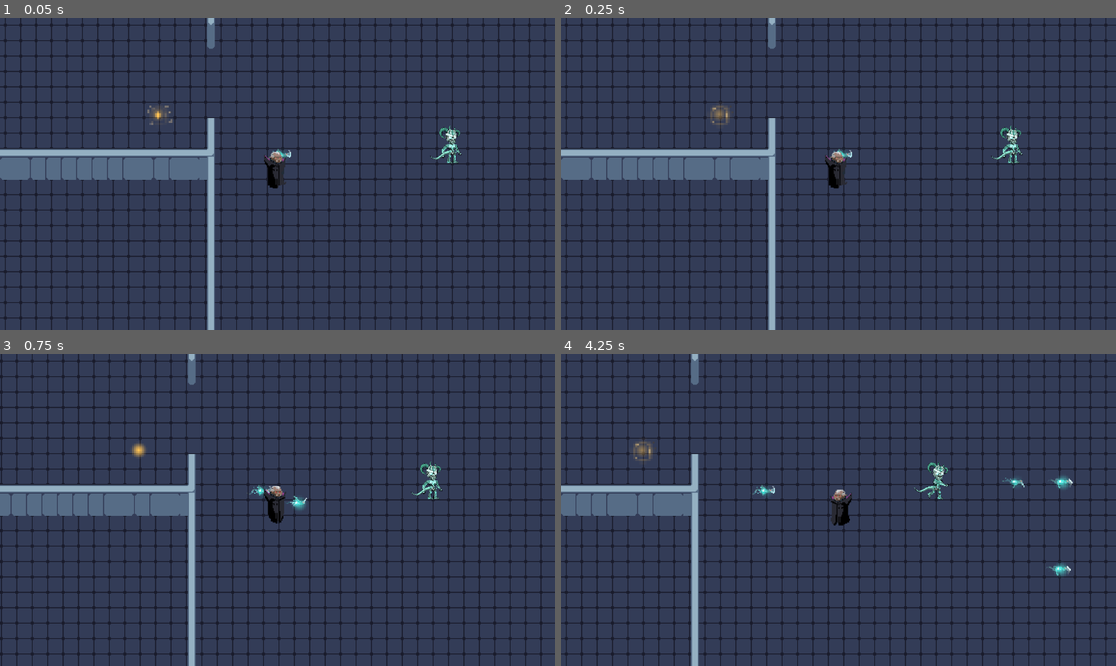
Above: before the commit, frames 1-4 (two rows, left to right).
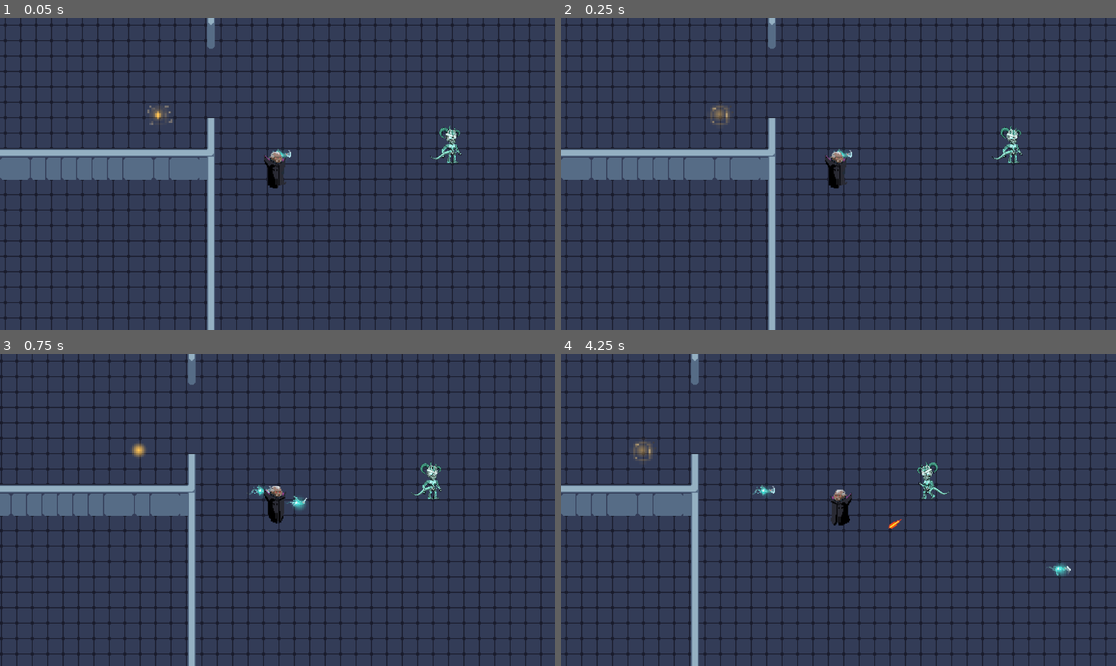
Above: after the commit, the same moments.

Repository: brianxiaodev/bloodmoon
Game: Godot game, scene res://scenes/blood_moon.tscn
The game is run twice, just before and just after one commit, with the same random seed, the same clock (stepped at 60 frames per second) and the same inputs.
Inputs:
- Up to frame 1 (0.05 s): no input
- Up to frame 2 (0.25 s): no input
- Up to frame 3 (0.75 s): hold Right (ui_right) from 0.53 s (still down); hold Space (shoot) from 0.53 s (still down)
- Up to frame 4 (4.25 s): release Right (ui_right) at 1.28 s; release Space (shoot) at 1.28 s; hold Down (ui_down) 1.28-2.03 s; tap Space (shoot) at 1.35, 2.85 s; hold Right (ui_right) 2.03-2.78 s; hold Space (shoot) 2.03-2.78 s; hold Up (ui_up) 2.78-3.53 s; hold Left (ui_left) from 3.53 s (still down); hold Space (shoot) from 3.53 s (still down)

Frame 1 is identical in both runs. In frame 2, less than 0.1% of the frame differs, in the area x 77-84%, y 34-46%; in frame 3, 0.1%; in frame 4, 0.6%, in the area x 58-93%, y 34-57%.

Commit message:
alien is shooting in right direction, player detection collision works, alien has its own bullet, alien dies

Diff:
--- a/scenes/enemy.tscn
+++ b/scenes/enemy.tscn
@@ -438,10 +438,10 @@
 [node name="AI" type="Node2D" parent="."]
 script = ExtResource("3_4ra3w")
 
-[node name="PlayerDetectionZone" type="Area2D" parent="."]
+[node name="PlayerDetectionZone" type="Area2D" parent="AI" groups=["Playerdetection"]]
 collision_layer = 16
 
-[node name="CollisionShape2D" type="CollisionShape2D" parent="PlayerDetectionZone"]
+[node name="CollisionShape2D" type="CollisionShape2D" parent="AI/PlayerDetectionZone"]
 shape = SubResource("CircleShape2D_c1d84")
 
 [node name="ShootingTimer" type="Timer" parent="."]
@@ -449,5 +449,5 @@
 
 [node name="Health" parent="." instance=ExtResource("4_5uy6h")]
 
-[connection signal="body_entered" from="PlayerDetectionZone" to="." method="_on_player_detection_zone_body_entered"]
-[connection signal="body_exited" from="PlayerDetectionZone" to="." method="_on_player_detection_zone_body_exited"]
+[connection signal="body_entered" from="AI/PlayerDetectionZone" to="." method="_on_player_detection_zone_body_entered"]
+[connection signal="body_exited" from="AI/PlayerDetectionZone" to="." method="_on_player_detection_zone_body_exited"]
--- a/scripts/ai.gd
+++ b/scripts/ai.gd
@@ -6,10 +6,38 @@
 	PATROL,
 	ENGAGE
 }
+@onready var enemy = get_parent() as CharacterBody2D
+@onready var zone = $PlayerDetectionZone
 
 var current_state = State.PATROL
+var target : CharacterBody2D = null
+
+func _ready() -> void:
+	zone.body_entered.connect(_on_player_detection_zone_body_entered)
+	zone.body_exited.connect(_on_player_detection_zone_body_exited)
+
+func _physics_process(delta: float) -> void:
+	match current_state:
+		State.PATROL:
+			pass
+		State.ENGAGE:
+			if target and is_instance_valid(target) and is_instance_valid(enemy):
+				var facing_dir = target.global_position.x - enemy.global_position.x
+				enemy.get_node("AnimatedSprite2D").flip_h = facing_dir < 0
+		_:
+			print("error: found a state for our enemy that should not exist")
 
 func set_state(new_state: int):
 	if new_state != current_state:
 		current_state = new_state
 		emit_signal("state_changed", current_state)
+
+func _on_player_detection_zone_body_entered(body: Node2D) -> void:
+	if body is Vampire:
+		target = body
+		set_state(State.ENGAGE)
+
+func _on_player_detection_zone_body_exited(body: Node2D) -> void:
+	if body is Vampire:
+		target = null
+		set_state(State.PATROL)
--- a/scripts/bullet.gd
+++ b/scripts/bullet.gd
@@ -2,6 +2,7 @@
 class_name  Bullet
 
 @export var speed: float = 100
+@export var animation_name: String = "bat"
 @onready var kill_timer = $KillTimer
 
 var direction: Vector2 = Vector2.ZERO
@@ -10,7 +11,7 @@
 
 func _ready() -> void:
 	kill_timer.start()
-	$AnimatedSprite2D.play("bat")
+	$AnimatedSprite2D.play(animation_name)
 
 func _physics_process(delta: float) -> void:
 	if direction != Vector2.ZERO:
@@ -28,6 +29,12 @@
 func _on_body_entered(body: Node2D) -> void:
 	if body == ignore_body:
 		return
+	if body.is_in_group("Playerdetection"):
+		print("Hit PlayerDetectionZone — ignored")
+		return
 	if body.has_method("handle_hit"):
+		print("Calling handle_hit() on", body.name)
 		body.handle_hit()
 		queue_free()
+	else:
+		print("Hit", body.name, "but no handle_hit method")
--- a/scripts/enemy.gd
+++ b/scripts/enemy.gd
@@ -1,16 +1,24 @@
 extends CharacterBody2D
+class_name Enemy
 
 @export var Bullet: PackedScene
+@export var fire_rate   : float = 0.8
+
 @onready var attack_spawn_point = $AnimatedSprite2D/AttackSpawnPoint
 @onready var attack_direction = $AnimatedSprite2D/AttackDirection
-#@onready var attack_cooldown = $AttackCooldown
 @onready var health_stat = $Health
 @onready var ai = $AI
 @onready var shooting_timer = $ShootingTimer
 
+var is_dead : bool = false
+
 func _ready() -> void:
-	$PlayerDetectionZone.connect("body_entered", Callable(self, "_on_player_entered_zone"))
-	ai.connect("state_changed", Callable(self, "_on_state_changed"))
+	#$PlayerDetectionZone.connect("body_entered", Callable(self, "_on_player_entered_zone"))
+	#ai.connect("state_changed", Callable(self, "_on_state_changed"))
+	#shooting_timer.timeout.connect(_on_shooting_timer_timeout)
+	$AnimatedSprite2D.play("idle")
+	ai.state_changed.connect(_on_state_changed)
+	shooting_timer.wait_time = fire_rate
 	shooting_timer.timeout.connect(_on_shooting_timer_timeout)
 
 func _on_state_changed(new_state: int) -> void:
@@ -22,39 +30,58 @@
 func _on_shooting_timer_timeout() -> void:
 	shoot()
 
-func _on_player_entered_zone(body: Node2D) -> void:
-	if body.name == "Vampire":  # or use `is Vampire`
-		ai.set_state(ai.State.ENGAGE)
-
-
 func shoot():
+	if is_dead:
+		return
 	$AnimatedSprite2D.animation = "shoot"
 	$AnimatedSprite2D.speed_scale = 2.5
 	$AnimatedSprite2D.play()
 	var bullet_instance = Bullet.instantiate()
 	bullet_instance.ignore_body = self
-	var direction = (attack_direction.global_position - attack_spawn_point.global_position).normalized()
-	get_parent().get_node("BulletManager").handle_bullet_spawned(bullet_instance, attack_spawn_point.global_position, direction)
+	bullet_instance.animation_name = "enemyAttack"
+
+	if get_node("AI").target:
+		var player_pos = get_node("AI").target.global_position
+		var dir = (player_pos - attack_spawn_point.global_position).normalized()
+		get_parent().get_node("BulletManager").handle_bullet_spawned(bullet_instance, attack_spawn_point.global_position, dir)
 
 
 func handle_hit():
+	if is_dead:
+		return
 	health_stat.health -= 20
+	print("Current health:", health_stat.health)
 	if health_stat.health <= 0:
-		$AnimatedSprite2D.animation = "dead"
-		$AnimatedSprite2D.speed_scale = 2.5
-		$AnimatedSprite2D.play()
-		$AnimatedSprite2D.connect("animation_finished", Callable(self, "_on_death_animation_finished"))
+		die()
+		#$AnimatedSprite2D.animation = "dead"
+		#$AnimatedSprite2D.speed_scale = 2.5
+		#$AnimatedSprite2D.play()
+		##$AnimatedSprite2D.animation_finished.connect(queue_free)
+		#$AnimatedSprite2D.connect("animation_finished", Callable(self, "_on_death_animation_finished"))
+
+func die():
+	if is_dead:
+		return
+	is_dead = true
+	print("Enemy dying...")
+
+	# Stop shooting
+	shooting_timer.stop()
+
+	# Optional: Disconnect AI signal to avoid state flips
+	ai.state_changed.disconnect(_on_state_changed)
+
+	# Stop all animation conflicts
+	$AnimatedSprite2D.stop()
+	$AnimatedSprite2D.play("dead")
+	#$AnimatedSprite2D.frame = 0
+
+
+	$AnimatedSprite2D.animation_finished.connect(
+			_on_death_animation_finished,
+			Object.CONNECT_ONE_SHOT
+		)
+
 
 func _on_death_animation_finished():
 	queue_free()
-
-
-
-func _on_player_detection_zone_body_entered(body: Node2D) -> void:
-	if body is Vampire:
-		ai.set_state(ai.State.ENGAGE)
-
-
-func _on_player_detection_zone_body_exited(body: Node2D) -> void:
-	if body is Vampire:
-		ai.set_state(ai.State.PATROL)
--- a/scripts/vampire.gd
+++ b/scripts/vampire.gd
@@ -50,6 +50,7 @@
 		$AnimatedSprite2D.play()
 		var bullet_instance = Bullet.instantiate()
 		bullet_instance.ignore_body = self
+		bullet_instance.animation_name = "bat"
 		var direction = (attack_direction.global_position - attack_spawn_point.global_position).normalized()
 		emit_signal("player_fired_bullet", bullet_instance, attack_spawn_point.global_position, direction)
 		attack_cooldown.start()
